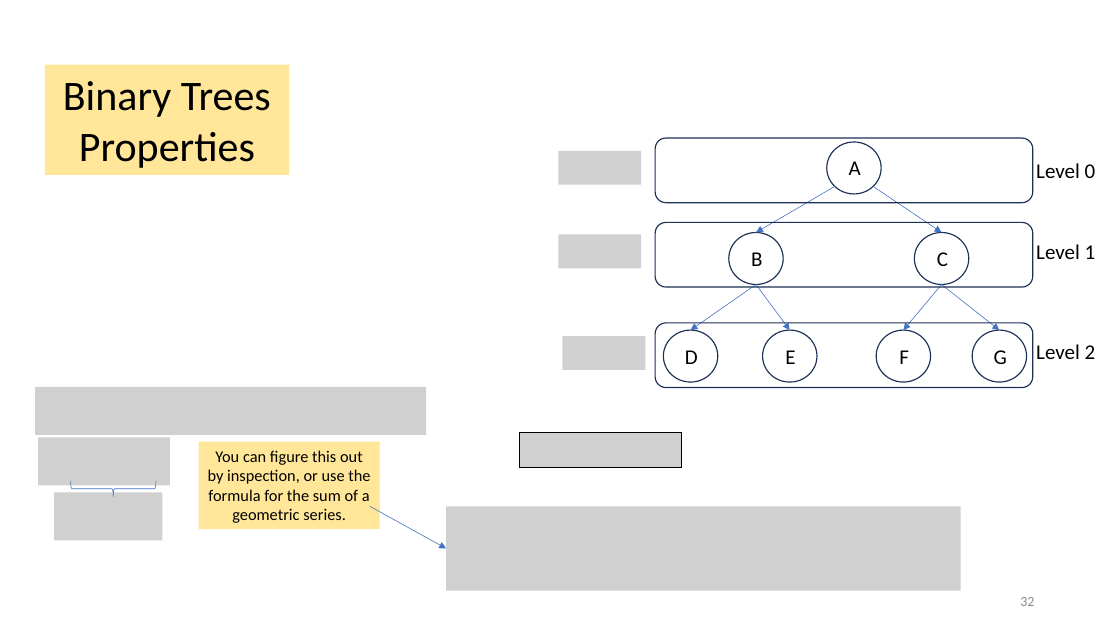
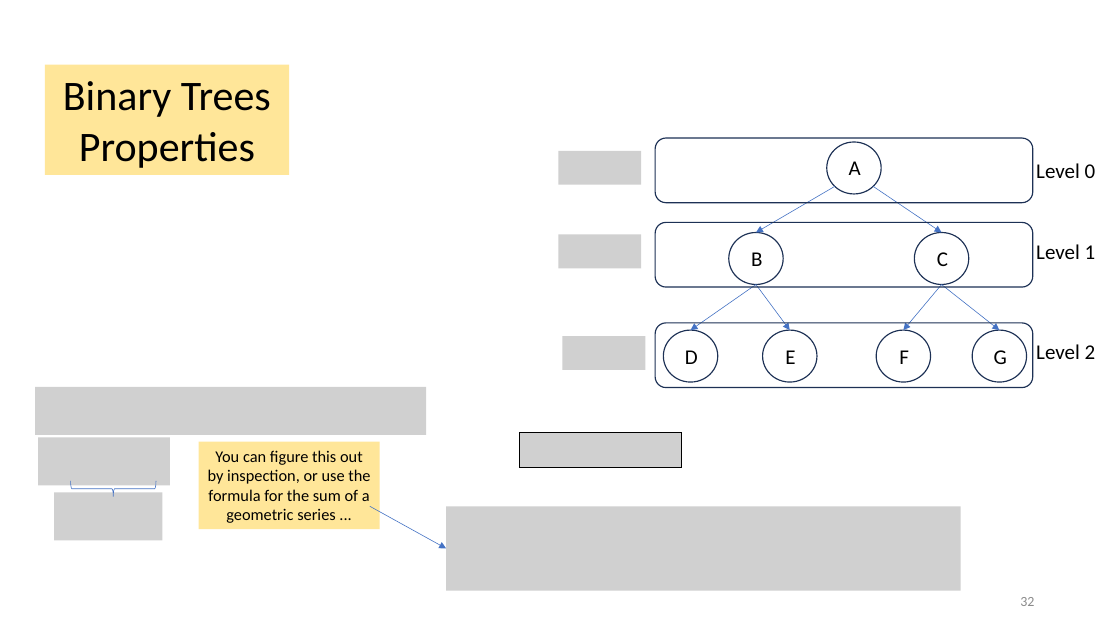
Before and after one commit to tjd1234/cmpt225fall2023, a slide deck: slide 32 of lecture_notes/week6/week6_trees.pptx. Drawn at 1120x630 pixels with LibreOffice and Linux fonts; fonts in the diff are those of the drawing; grey boxes stand for pictures. Boxes give left, top, right and bottom in pixels: in the first picture for what was removed or moved away, otherwise in the second. Text is boxed around its words. In the diff, an @@ line names an element or a change of style, - is before the commit and + after.

Commit message:
updated

```diff
--- a/lecture_notes/week6/week6_trees.pptx
+++ b/lecture_notes/week6/week6_trees.pptx
@@ text in rectangle at [208, 450, 370, 523]: text changed @@
-You can figure this out by inspection, or use the formula for the sum of a geometric series.
+You can figure this out by inspection, or use the formula for the sum of a geometric series ...
```
Also in this commit, not shown: 2 other slides changed.
